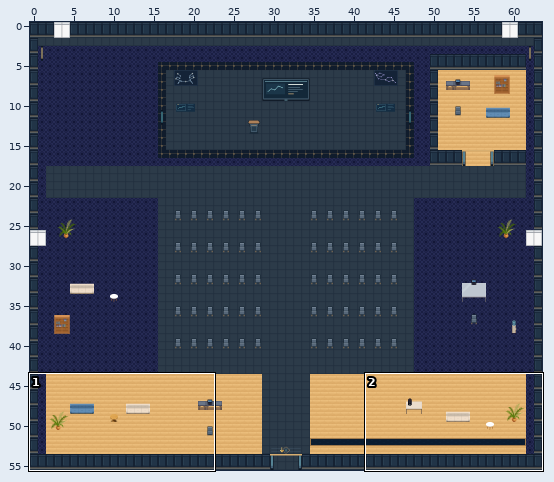
Level history. Tiled map (JSON): maps/lunar-hall.tmj. Above: a wide view before the commit, with the close-up outlined.
Close-up. As it was:
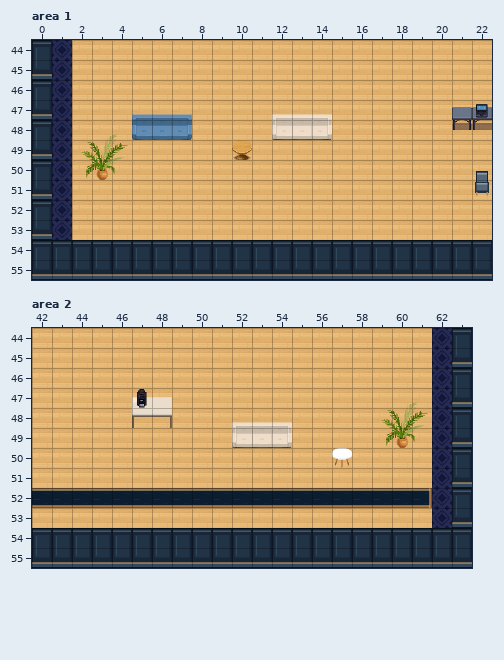
Cells are 32x32 px. Shown: area 1 x 0..22, y 44..55; area 2 x 42..63, y 44..55. The commit also changed other parts of the map, which this record leaves out.
Now the later version:
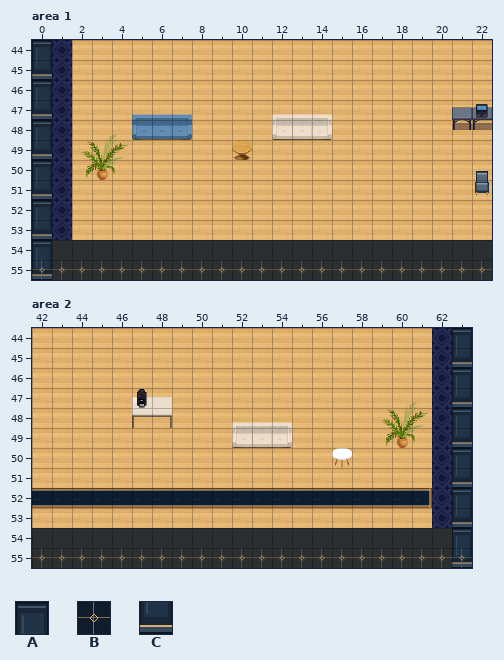
Key: from "art-0": A 0, B 15, C 16.
_ is an empty cell, # one hidden under a higher layer.
Difference:
{"where": "layer \"scenery-belowAvatar-2\", area 1"}
{"y":55,"x":0,"old":"_","new":"C"}
{"where": "layer \"scenery-belowAvatar-3\", area 1"}
{"y":55,"x":0,"old":"_______________________","new":"BBBBBBBBBBBBBBBBBBBBBBB"}
{"where": "layer \"scenery-aboveAvatar-0\" (removed), area 1"}
{"y":55,"x":0,"old":"#","new":"_"}
{"where": "layer \"scenery-aboveAvatar-1\" (removed), area 1"}
{"y":54,"x":1,"old":"AAAAAAAAAAAAAAAAAAAAAA","new":"______________________"}
{"y":55,"x":0,"old":"CCCCCCCCCCCCCCCCCCCCCCC","new":"_______________________"}
{"where": "layer \"scenery-belowAvatar-2\", area 2"}
{"y":55,"x":63,"old":"_","new":"C"}
{"where": "layer \"scenery-belowAvatar-3\", area 2"}
{"y":55,"x":42,"old":"______________________","new":"BBBBBBBBBBBBBBBBBBBBBB"}
{"where": "layer \"scenery-aboveAvatar-0\" (removed), area 2"}
{"y":55,"x":63,"old":"#","new":"_"}
{"where": "layer \"scenery-aboveAvatar-1\" (removed), area 2"}
{"y":54,"x":42,"old":"AAAAAAAAAAAAAAAAAAAAA","new":"_____________________"}
{"y":55,"x":42,"old":"CCCCCCCCCCCCCCCCCCCCCC","new":"______________________"}
